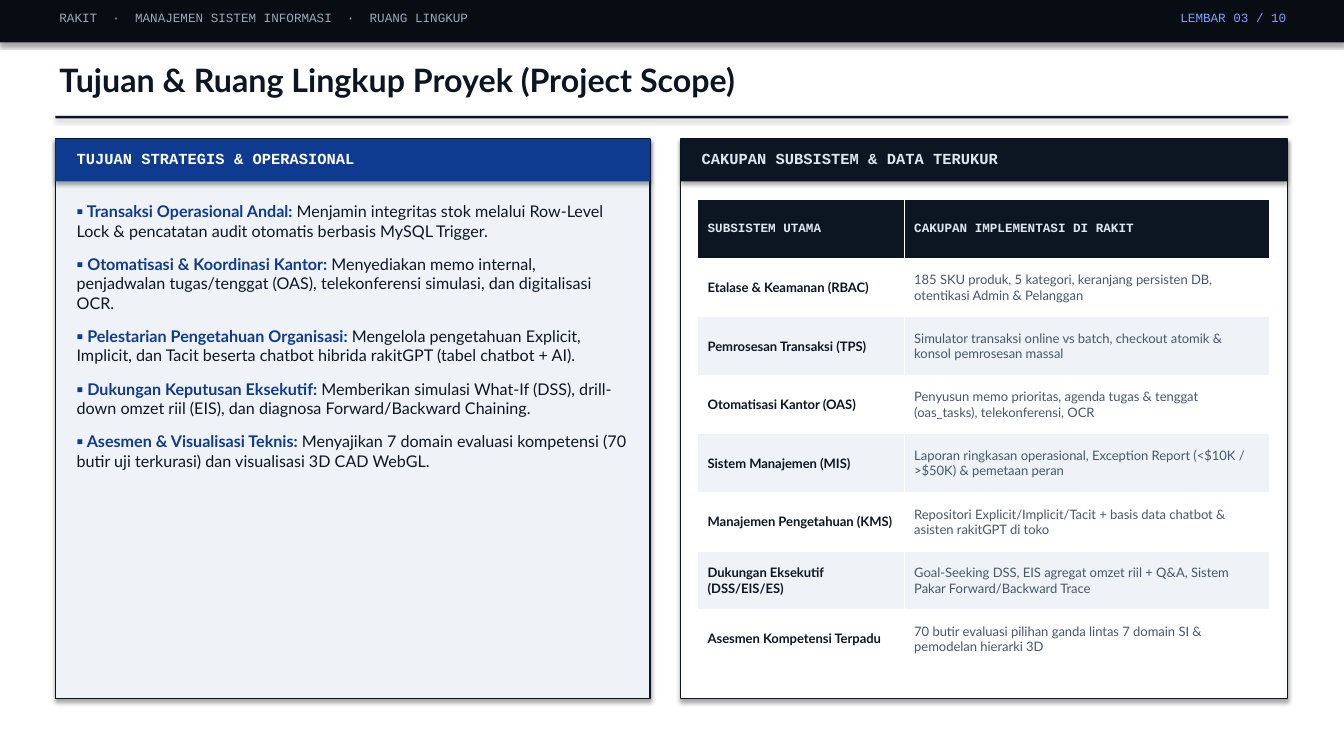
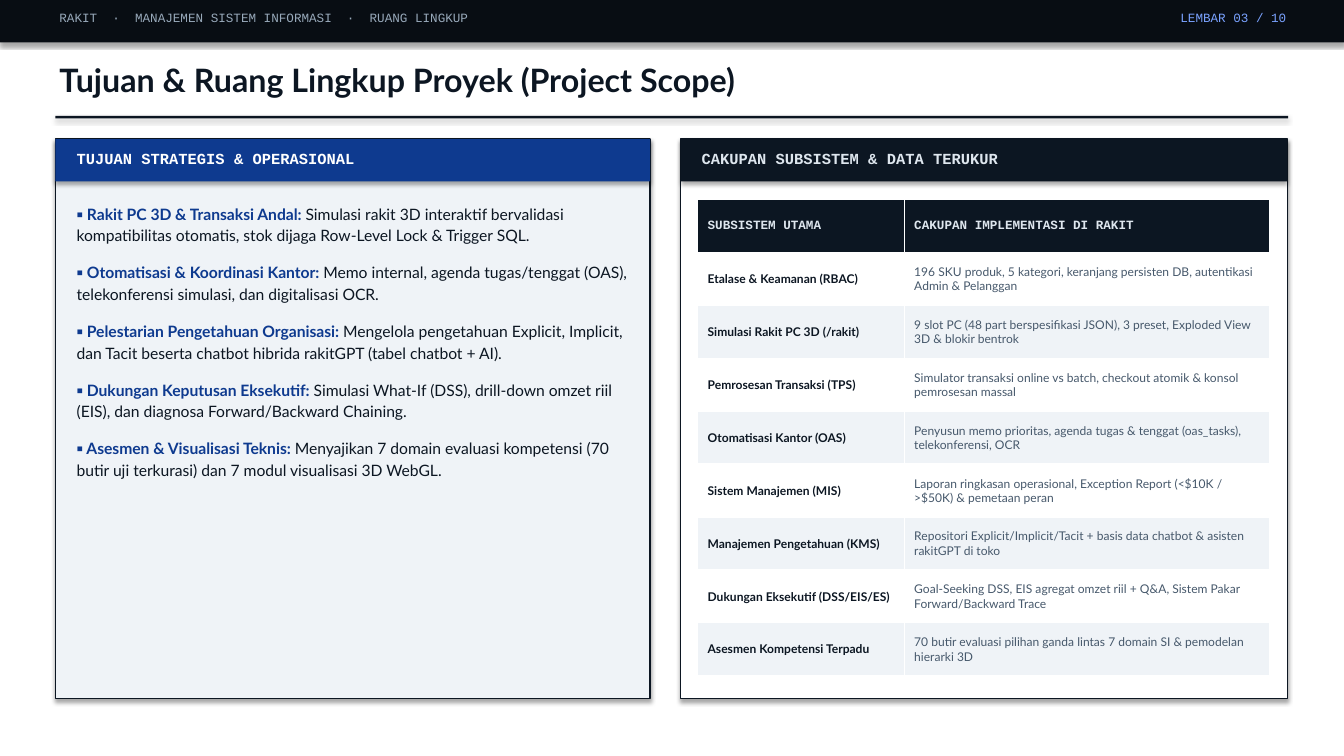
Before and after one commit to RaffaelVeneh/rakit, a slide deck: slide 3 of Presentasi_Proyek_MSI_RAKIT.pptx. Drawn at 1344x756 pixels with LibreOffice and Linux fonts; fonts in the diff are those of the drawing. Boxes give left, top, right and bottom in pixels: in the first picture for what was removed or moved away, otherwise in the second. Text is boxed around its words. In the diff, an @@ line names an element or a change of style, - is before the commit and + after.

```diff
--- a/Presentasi_Proyek_MSI_RAKIT.pptx
+++ b/Presentasi_Proyek_MSI_RAKIT.pptx
@@ text at bbox=[77, 208, 627, 303]: text changed; size 11.5 to 11.2 pt @@
-▪ Transaksi Operasional Andal: Menjamin integritas stok melalui Row-Level Lock & pencatatan audit otomatis berbasis MySQL Trigger.
-▪ Otomatisasi & Koordinasi Kantor: Menyediakan memo internal, penjadwalan tugas/tenggat (OAS), telekonferensi simulasi, dan digitalisasi OCR.
+▪ Rakit PC 3D & Transaksi Andal: Simulasi rakit 3D interaktif bervalidasi kompatibilitas otomatis, stok dijaga Row-Level Lock & Trigger SQL.
+▪ Otomatisasi & Koordinasi Kantor: Memo internal, agenda tugas/tenggat (OAS), telekonferensi simulasi, dan digitalisasi OCR.
@@ table at bbox=[698, 200, 1270, 676] @@
-row 2: Etalase & Keamanan (RBAC) | 185 SKU produk, 5 kategori, keranjang persisten DB, otentikasi Admin & Pelanggan
+row 2: Etalase & Keamanan (RBAC) | 196 SKU produk, 5 kategori, keranjang persisten DB, autentikasi Admin & Pelanggan
+row 3: Simulasi Rakit PC 3D (/rakit) | 9 slot PC (48 part berspesifikasi JSON), 3 preset, Exploded View 3D & blokir bentrok
@@ text at bbox=[77, 325, 623, 361]: size 11.5 to 11.2 pt in "▪ Pelestarian Pengetahuan Organisasi: Mengelola pengetahuan  ..."; line spacing 1 to 1.15; more space between paragraphs @@
@@ text at bbox=[77, 384, 612, 479]: text changed; size 11.5 to 11.2 pt @@
-▪ Dukungan Keputusan Eksekutif: Memberikan simulasi What-If (DSS), drill-down omzet riil (EIS), dan diagnosa Forward/Backward Chaining.
-▪ Asesmen & Visualisasi Teknis: Menyajikan 7 domain evaluasi kompetensi (70 butir uji terkurasi) dan visualisasi 3D CAD WebGL.
+▪ Dukungan Keputusan Eksekutif: Simulasi What-If (DSS), drill-down omzet riil (EIS), dan diagnosa Forward/Backward Chaining.
+▪ Asesmen & Visualisasi Teknis: Menyajikan 7 domain evaluasi kompetensi (70 butir uji terkurasi) dan 7 modul visualisasi 3D WebGL.
```
Also in this commit, not shown: 9 other slides changed, 8 other files.
